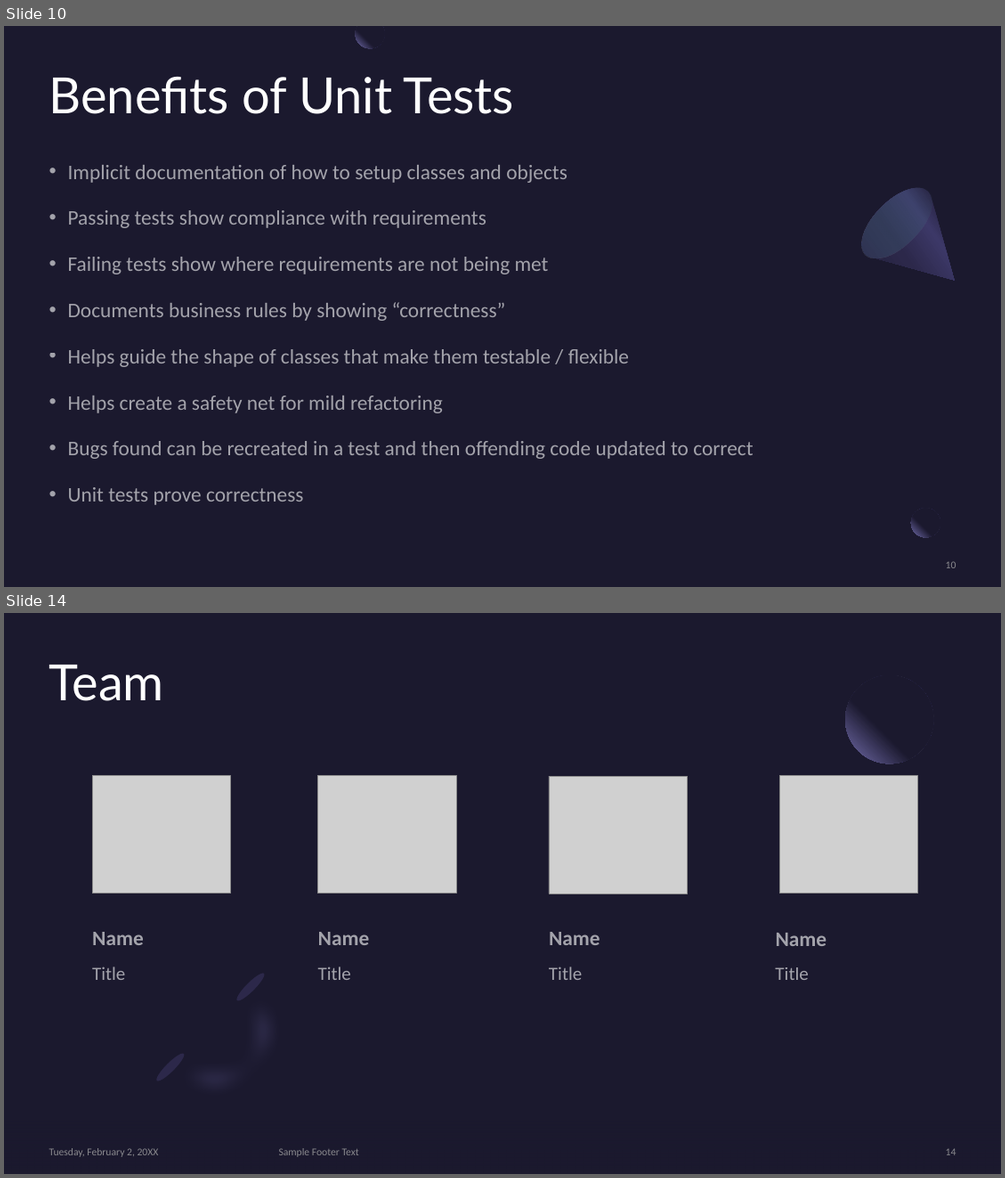
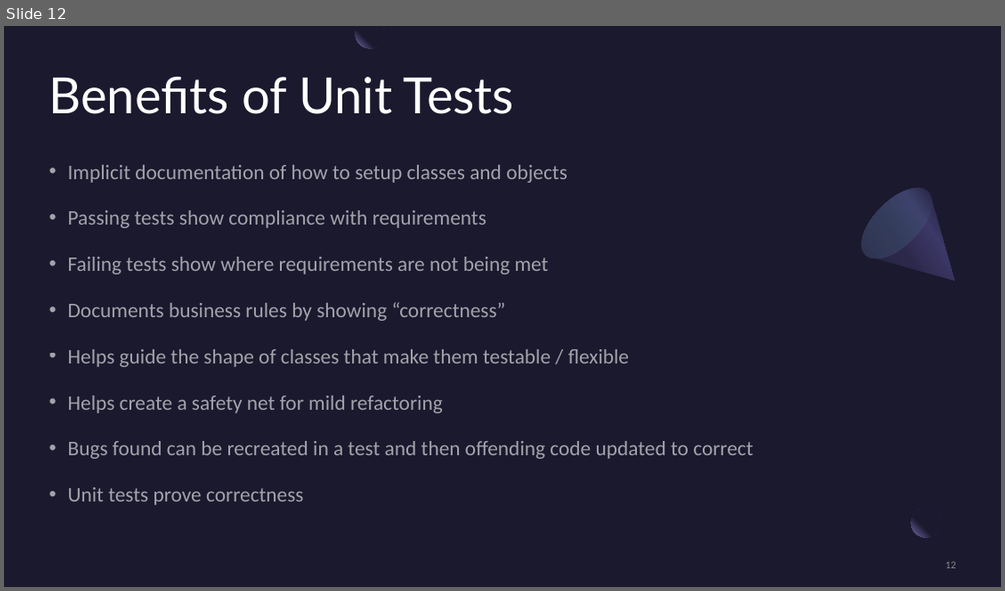
Before and after one commit to Three97/UnitTestingPresentation, a slide deck: PowerPoint/UnitTestingInCSharp.pptx. Shown one above the other, each under a label of ours: slides 10 and 14 before the commit, slide 12 after it; the slides between them are not shown. The pictures are 1005x1178 and 1005x591 pixels, drawn with LibreOffice and Linux fonts; fonts in the diff are those of the drawing; grey boxes stand for pictures. Boxes give left, top, right and bottom in pixels: in the first picture for what was removed or moved away, otherwise in the second. Text is boxed around its words. In the diff, an @@ line names an element or a change of style, - is before the commit and + after.

Commit message:
adds more slides along with a fun image;

```diff
--- a/PowerPoint/UnitTestingInCSharp.pptx
+++ b/PowerPoint/UnitTestingInCSharp.pptx
@@ slide 14 removed at (4, 613, 1001, 1174), background #1B192E @@
@@ title removed at (48, 665, 164, 701) @@
-Team
@@ ellipse removed at (845, 675, 933, 763) @@
@@ picture removed at (92, 776, 231, 893) @@
@@ picture removed at (318, 776, 456, 893) @@
@@ picture removed at (550, 776, 688, 893) @@
@@ picture removed at (779, 776, 918, 893) @@
@@ text removed at (92, 932, 144, 945) @@
-Name
@@ text removed at (318, 932, 370, 945) @@
-Name
@@ text removed at (549, 932, 600, 945) @@
-Name
@@ text removed at (776, 933, 827, 946) @@
-Name
@@ text removed at (92, 966, 125, 980) @@
-Title
@@ text removed at (318, 966, 351, 980) @@
-Title
@@ text removed at (549, 966, 582, 980) @@
-Title
@@ text removed at (775, 967, 808, 980) @@
-Title
@@ group removed at (148, 965, 318, 1135): 2 freeform shapes, 2 ellipses @@
@@ rectangle removed at (4, 1085, 1001, 1174) @@
@@ text removed at (49, 1148, 159, 1157) @@
-Tuesday, February 2, 20XX
@@ text removed at (279, 1148, 359, 1157) @@
-Sample Footer Text
@@ page number removed at (946, 1148, 956, 1155) @@
-14
@@ what was slide 10 is now slide 12 @@
@@ page number at (946, 561, 956, 568): text changed @@
-10
+12
```
Also in this commit, not shown: 8 slides changed, 6 slides added, 4 other slides removed, 1 other file.
